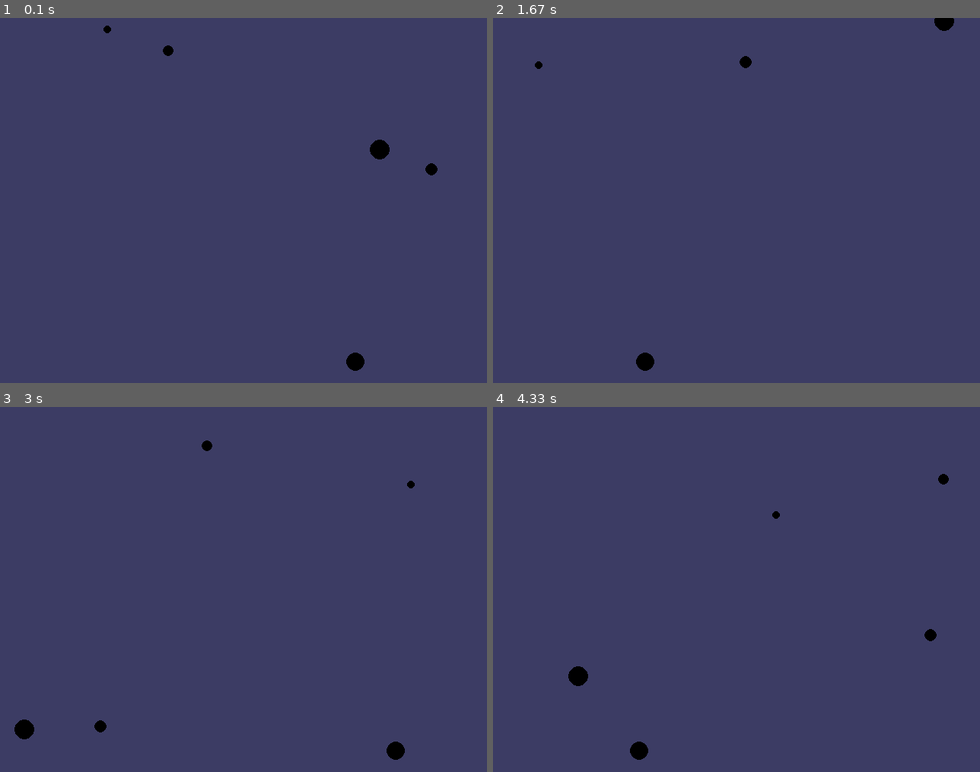
Above: before the commit, frames 1-4 (two rows, left to right).
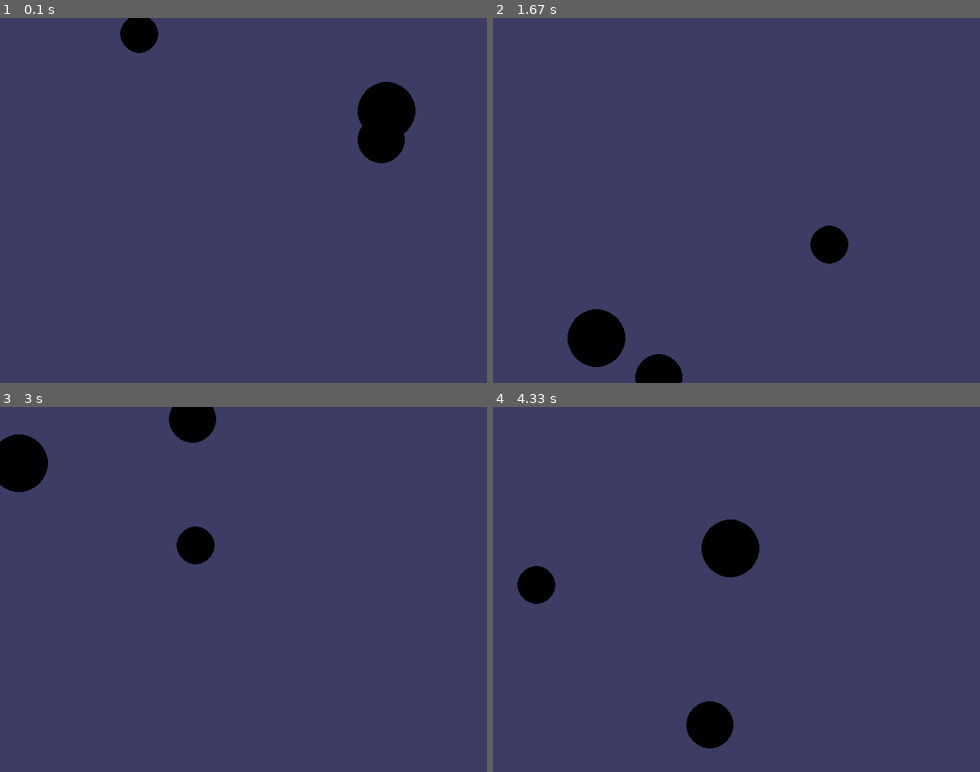
Above: after the commit, the same moments.

Repository: CSSDePaul/game-dev
Game: pygame game, started from taxes/taxes.py
The game is run twice, just before and just after one commit, with the same random seed, the same clock (stepped at 60 frames per second) and the same inputs. The source is Python 2; it was converted automatically to run under Python 3.
Inputs (mouse positions are in pixels of both pictures, inside the frame that each line leads up to):
- Up to frame 1 (0.1 s): no input
- Up to frame 2 (1.67 s): click (809, 54) at 0.38 s
- Up to frame 3 (3 s): no input
- Up to frame 4 (4.33 s): no input

The runs differ from the first frame. In frame 1, 2.8% of the frame differs, in the area x 21-90%, y 0-97%; in frame 2, 2.9%; in frame 3, 3.2%; in frame 4, 3.5%, in the area x 5-94%, y 18-97%.

Commit message:
improved taxhole
made new constants and started adding difficulty modifiers

Diff:
--- a/taxes/tax_constants.py
+++ b/taxes/tax_constants.py
@@ -1,3 +1,5 @@
+
+#==============GENERAL GAME CONSTANTS===============
 GAME_TITLE = 'Taxes'
 FPS = 30 # frames per second, the general speed of the program
 WINDOWWIDTH = 640 # size of window's width in pixels
@@ -19,3 +21,15 @@
 BGCOLOR = NAVYBLUE
 LIGHTBGCOLOR = GRAY
 ALLCOLORS = (RED, GREEN, BLUE, YELLOW, ORANGE, PURPLE, CYAN)
+
+#=================TAXES==========================
+TAXES_MIN_SPEED_BASE = 20
+TAXES_MIN_SPEED_FACTOR = 10
+TAXES_MAX_SPEED_BASE = 30
+TAXES_MAX_SPEED_FACTOR = 10
+TAXES_MIN_RADIUS_BASE = 10
+TAXES_MIN_RADIUS_FACTOR = 5
+TAXES_MAX_RADIUS_BASE = 30
+TAXES_MAX_RADIUS_FACTOR = 5
+TAXES_BOUNCE_PROBABILITY = .05
+TAXES_BOUNCE_PROBABILITY_FACTOR = .01
--- a/taxes/taxes.py
+++ b/taxes/taxes.py
@@ -28,6 +28,7 @@
 		for hole in holes:
 			if hole.checkMouseover(mousex, mousey):
 				score += 1
+				print score
 				break
 
 		#-------DRAW STUFF--------
--- a/taxes/taxhole.py
+++ b/taxes/taxhole.py
@@ -3,18 +3,19 @@
 from tax_constants import *
 import random
 
-def initializeHoles():
+def initializeHoles(difficulty=3):
 	holes = set()
-	for i in range(5):
-		holes.add(randomHole())
+	for i in range(difficulty):
+		holes.add(randomHole(difficulty))
 	return holes
 
-def randomHole():
+def randomHole(difficulty):
 	x = random.randint(0, WINDOWWIDTH)
 	y = random.randint(0, WINDOWHEIGHT)
-	r = random.randint(5,15)
+	r = random.randint( TAXES_MIN_RADIUS_BASE+TAXES_MIN_RADIUS_FACTOR*difficulty,
+						TAXES_MAX_RADIUS_BASE+TAXES_MAX_RADIUS_FACTOR*difficulty)
 	a = random.uniform(0, 2*math.pi)
-	s = random.randint(5,15)
+	s = random.randint(TAXES_MIN_SPEED_BASE+difficulty, TAXES_MAX_SPEED_BASE+difficulty)
 	return Hole(x, y, r, a, s)
 
 class Hole:
@@ -30,6 +31,8 @@
 		self.xpos += int(math.cos(self.angle)*self.speed)
 		self.ypos += int(math.sin(self.angle)*self.speed)
 		self.checkOffScreen()
+		self.randomizeTrajectory()
+
 
 	def checkOffScreen(self):
 		if self.xpos < 0:
@@ -42,11 +45,13 @@
 			self.ypos = 0
 
 
-	def randomizeTrajectory():
-		pass
+	def randomizeTrajectory(self):
+		if random.uniform(0,1) < TAXES_BOUNCE_PROBABILITY:
+			self.angle = random.uniform(0, 2*math.pi)
 
 	def draw(self, displaysurf):
 		pygame.draw.circle(displaysurf, BLACK, (self.xpos, self.ypos), self.radius, 0)
 
 	def checkMouseover(self, x, y):
-		pass
+		return (self.xpos - self.radius <= x <= self.xpos + self.radius) and \
+		(self.ypos - self.radius <= y <= self.ypos + self.radius)
Not shown, changed: taxes/tax_constants.pyc
Not shown, changed: taxes/taxhole.pyc
